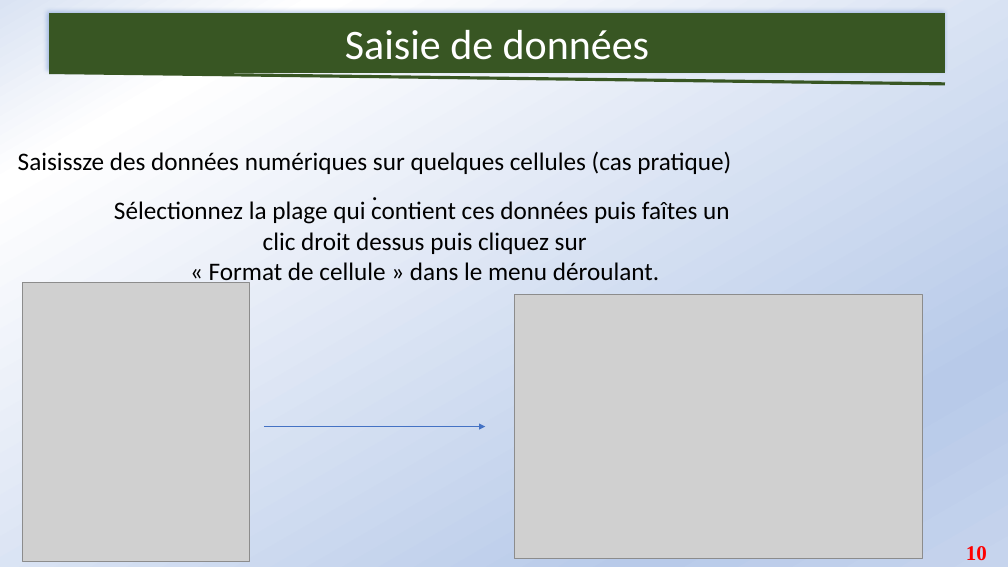
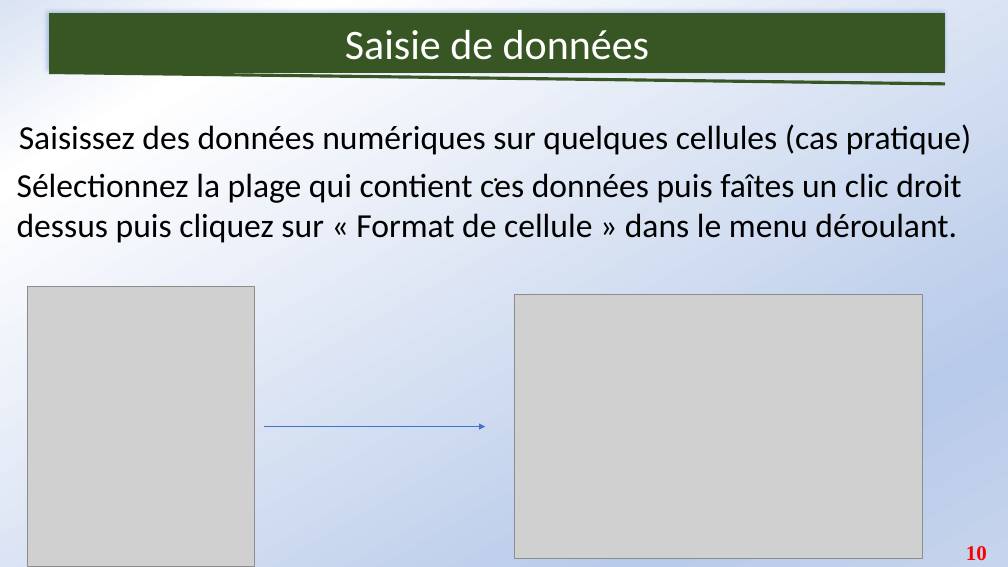
Before and after one commit to Abson-dev/Formation-Excel-IFDC, a slide deck: slide 10 of Cours/IFDC_1.pptx. Drawn at 1008x567 pixels with LibreOffice and Linux fonts; fonts in the diff are those of the drawing; grey boxes stand for pictures. Boxes give left, top, right and bottom in pixels: in the first picture for what was removed or moved away, otherwise in the second. Text is boxed around its words. In the diff, an @@ line names an element or a change of style, - is before the commit and + after.

```diff
--- a/Cours/IFDC_1.pptx
+++ b/Cours/IFDC_1.pptx
@@ text "Saisissez des données numériques sur ..." moved from (x1=18, y1=151, x2=731, y2=174) to (x1=19, y1=124, x2=971, y2=155) @@
@@ text at (x1=19, y1=124, x2=971, y2=155): text changed; size 24 to 32 pt @@
-Saisissze des données numériques sur quelques cellules (cas pratique)
+Saisissez des données numériques sur quelques cellules (cas pratique)
@@ text at (x1=17, y1=173, x2=961, y2=243): text changed; size 24 to 32 pt @@
-Sélectionnez la plage qui contient ces données puis faîtes un
-clic droit dessus puis cliquez sur
-« Format de cellule » dans le menu déroulant.
+Sélectionnez la plage qui contient ces données puis faîtes un clic droit dessus puis cliquez sur « Format de cellule » dans le menu déroulant.
@@ picture moved from (x1=23, y1=282, x2=250, y2=562) to (x1=28, y1=287, x2=255, y2=566) @@
```
Also in this commit, not shown: 11 other slides changed.
